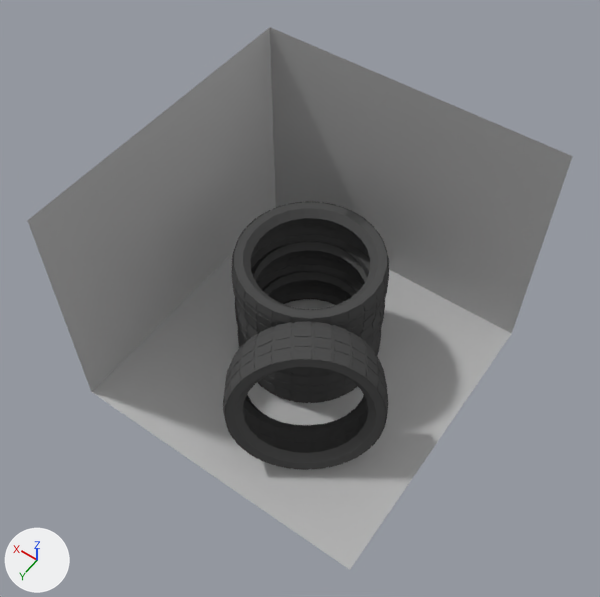
Two versions of the Blender file Assets/Props/asset_neumaticos.blend, one commit apart.
Rendered twice from a camera (50 mm lens) standing at (-4.19, 6.11, 10.65) and looking at (-0.15, 0.45, 1.75). The axes (+X, +Y, +Z) are drawn at lower left. The lights are the same throughout.

Before the edit, the objects in view are built like this:
```python
me_cube_002 = bpy.data.meshes.new('Cube.002')
me_cube_002.from_pydata(...)  # 91 vertices, 80 faces; spans x -0.349..0.349, y -0.234..0.234, z -0.179..0.087
me_cube_002.materials.append(mat_material_002)  # dark grey #505050
me_cube_003 = bpy.data.meshes.new('Cube.003')
me_cube_003.from_pydata(...)  # 91 vertices, 80 faces; spans x -0.349..0.349, y -0.234..0.234, z -0.179..0.087
me_cube_003.materials.append(mat_material_002)  # dark grey #505050
me_plane = bpy.data.meshes.new('Plane')
me_plane.from_pydata([(-1.0, -1.0, 0.0), (1.0, -1.0, 0.0), (-1.0, 1.0, 0.0), (1.0, 1.0, 0.0), (-1.0, -1.0, 1.61), (1.0, -1.0, 1.61), (1.0, 1.0, 1.61)], [], [(0, 1, 3, 2), (3, 1, 5, 6), (1, 0, 4, 5)])
me_plane.materials.append(mat_material_001)  # grey #b5b5b5
ob_fondo = bpy.data.objects.new('fondo', me_plane)
ob_fondo.location = (-0.16, 0.28, 0.0)
ob_fondo.scale = (2.31, 2.31, 2.31)
ob_neumatico_001 = bpy.data.objects.new('neumatico.001', me_cube_002)
ob_neumatico_001.location = (0.0, 0.0, 1.06)
_m = ob_neumatico_001.modifiers.new('Array', 'ARRAY')
_m.fit_type = 'FIT_CURVE'
_m.curve = ob_beziercircle_001
_m.relative_offset_displace = (0.0, 1.0, 0.0)
_m = ob_neumatico_001.modifiers.new('Curve', 'CURVE')
_m.object = ob_beziercircle_001
_m.deform_axis = 'POS_Y'
ob_neumatico_002 = bpy.data.objects.new('neumatico.002', me_cube_003)
ob_neumatico_002.location = (0.0, 0.0, 1.75)
_m = ob_neumatico_002.modifiers.new('Array', 'ARRAY')
_m.fit_type = 'FIT_CURVE'
_m.curve = ob_beziercircle_002
_m.relative_offset_displace = (0.0, 1.0, 0.0)
_m = ob_neumatico_002.modifiers.new('Curve', 'CURVE')
_m.object = ob_beziercircle_002
_m.deform_axis = 'POS_Y'
# also in view: 'neumatico' at (0.0, 0.0, 0.36); 'neumatico.003' at (-0.89, 1.37, 1.11)
```
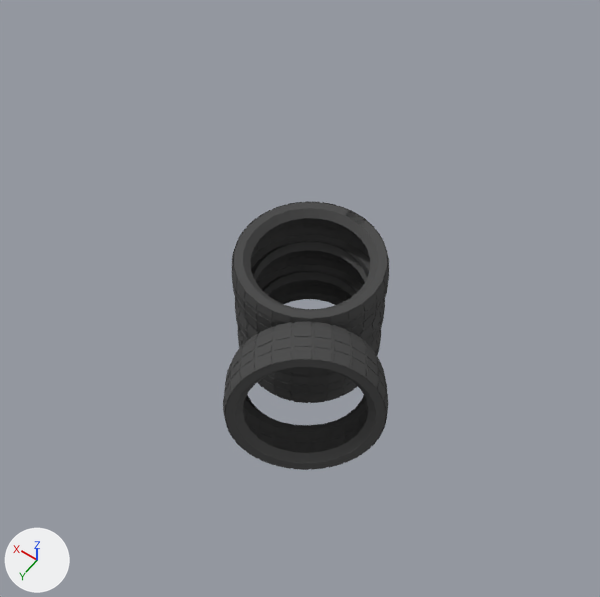
What changed in the scene script:
```text
Remove ob_fondo:
    ob_fondo = bpy.data.objects.new('fondo', me_plane)
    ob_fondo.location = (-0.16, 0.28, 0.0)
    ob_fondo.scale = (2.31, 2.31, 2.31)
```

What differs and where, as boxes (x1, y1, x2, y2) in the pictures (600 x 597 px):
'fondo', deleted
    before: (27, 27, 573, 570)
